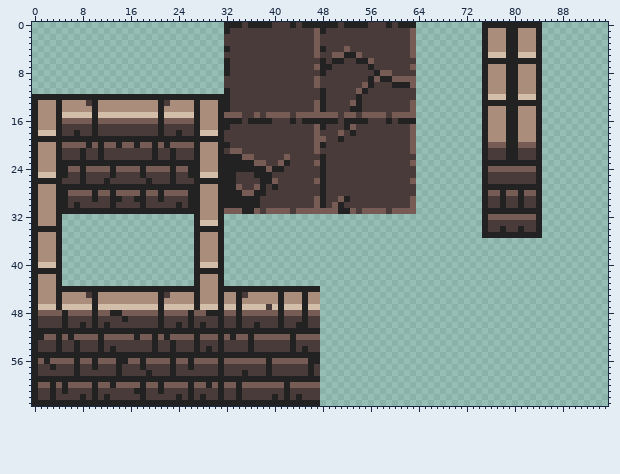
Two versions of one sprite sheet, sprites/spr_tiles/layers/bce02ffc-89e3-408b-81a1-9a18f2c2bece/bdd165a7-e634-450f-b331-4d63ef0bfd01.png. The picture above is the old version.
The file is 96x64 pixels.
The result:
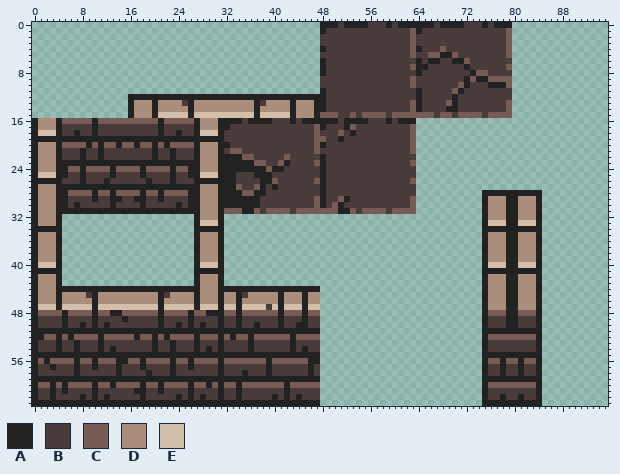
Palette (. is transparent): A #222222  B #483b3a  C #775c55  D #aa8d7a  E #d3bfa9
Changes in this commit:
y 0: x 32..47 AAABAAAABBBABAAA -> ................; x 64..74 ........... -> AAABAAAABBB; x 76 A -> B; x 80..84 AAAAA -> .....
y 1: x 32..47 ABBBBBBBBBBBBBBC -> ................; x 64..84 ...........ADDDAADDDA -> ABBBBBBBBBBBBBBC.....
y 2..3: x 32..47 BBBBBBBBBBBBBBBC -> ................; x 64..84 ...........ADDDAADDDA -> BBBBBBBBBBBBBBBC.....
y 4: x 32..47 ABBBBBBBBBBBBBBC -> ................; x 52 C -> B; x 64..84 ...........ADDDAADDDA -> ABBBCBBBBBBBBBBC.....
y 5: x 32..47 BBBBBBBBBBBBBBBC -> ................; x 50..54 CCAAC -> BBBBB; x 64..84 ...........AEEEAAEEEA -> BBCCAACBBBBBBBBC.....
y 6: x 32..47 ABBBBBBBBBBBBBBB -> ................; x 50..51 AA -> BB; x 54..56 AAC -> BBB; x 64..84 ...........AAAAAAAAAA -> ABAABBAACBBBBBBB.....
y 7: x 32..47 ABBBBBBBBBBBBBBC -> ................; x 49 A -> B; x 56 A -> B; x 64..84 ...........ADDDAADDDA -> AABBBBBBABBBBBBC.....
y 8: x 32..47 ABBBBBBBBBBBBBBB -> ................; x 57..59 ACC -> BBB; x 64..84 ...........ADDDAADDDA -> ABBBBBBBBACCBBBB.....
y 9: x 32..47 BBBBBBBBBBBBBBBC -> ................; x 56..62 ACAACCC -> BBBBBBB; x 64..74 ........... -> BBBBBBBBACA; x 76..84 DDDAADDDA -> CCCC.....
y 10: x 32..47 BBBBBBBBBBBBBBBC -> ................; x 55..56 CA -> BB; x 60..62 AAA -> BBB; x 64..84 ...........ADDDAADDDA -> BBBBBBBCABBBAAAC.....
y 11: x 32..47 ABBBBBBBBBBBBBBB -> ................; x 54..55 CA -> BB; x 64..84 ...........ADDDAADDDA -> ABBBBBCABBBBBBBB.....
y 12: x 0..15 AAAAAAAAAAAAAAAA -> ................; x 33..47 BBBBBBBBBBBBBBB -> AAAAAAAAAAAAAAA; x 54 A -> B; x 64..84 ...........AEEEAAEEEA -> ABBBBBABBBBBBBBB.....
y 13: x 0..16 ADDDADDDDBADDDDDD -> ................A; x 20..22 DAB -> ADD; x 25..27 DDA -> BAD; x 31..37 AABBBBB -> DDDDDDA; x 39..47 BBBBBBBBC -> DDDDADDDA; x 53..54 CA -> BB; x 64..84 ...........AAAAAAAAAA -> ABBBBCABBBBBBBBC.....
y 14: x 0..16 ADDDADDDDDADDDDDD -> ................A; x 20..21 DA -> AD; x 26..27 DA -> AD; x 31..47 AABBBBBBBBBBBBBBC -> DDDDDDADDDDDADDDA; x 53..54 AA -> BB; x 64..84 ...........ADDDAADDDA -> ABBBBAABBBBBBBBC.....
y 15: x 0..21 ADDDAEEEEEAEEEEEEEEEEA -> ................ADDDAE; x 26..47 EADDDACCCBBCBCCCCBCCCC -> AEEEEEEEEEEAEEEEEADDDA; x 52 C -> B; x 64..84 ...........ADDDAADDDA -> CCCBCCBCCCCBCCCC.....
y 16..19: x 75..84 ADDDAADDDA -> ..........
y 20: x 75..84 ACCCAACCCA -> ..........
y 21..22: x 75..84 ABBBAABBBA -> ..........
y 23: x 75..84 AAAAAAAAAA -> ..........
y 24: x 75..84 ACCCCCCCCA -> ..........
y 25..26: x 75..84 ABBBBBBBBA -> ..........
y 27: x 75..84 AAAAAAAAAA -> ..........
y 28: x 76..77 CC -> AA; x 79..80 CC -> AA; x 82..83 CC -> AA
y 29..30: x 76..83 BBABBABB -> DDDAADDD
y 31: x 76..78 AAA -> DDD; x 81..83 AAA -> DDD
y 32: x 76..83 CCCCCCCC -> DDDAADDD
y 33: x 76..83 BBBBBBBB -> EEEAAEEE
y 34: x 76..77 BB -> AA; x 79..80 BB -> AA; x 82..83 BB -> AA
y 35: x 76..78 AAA -> DDD; x 81..83 AAA -> DDD
y 36..39: x 75..84 .......... -> ADDDAADDDA
y 40: x 75..84 .......... -> AEEEAAEEEA
y 41: x 75..84 .......... -> AAAAAAAAAA
y 42..47: x 75..84 .......... -> ADDDAADDDA
y 48: x 75..84 .......... -> ACCCAACCCA
y 49..50: x 75..84 .......... -> ABBBAABBBA
y 51: x 75..84 .......... -> AAAAAAAAAA
y 52: x 75..84 .......... -> ACCCCCCCCA
y 53..54: x 75..84 .......... -> ABBBBBBBBA
y 55: x 75..84 .......... -> AAAAAAAAAA
y 56: x 75..84 .......... -> ACCACCACCA
y 57..58: x 75..84 .......... -> ABBABBABBA
y 59: x 75..84 .......... -> AAAAAAAAAA
y 60: x 75..84 .......... -> ACCCCCCCCA
y 61: x 75..84 .......... -> ABBBBBBBBA
y 62: x 75..84 .......... -> ABBABBABBA
y 63: x 75..84 .......... -> AAAAAAAAAA
